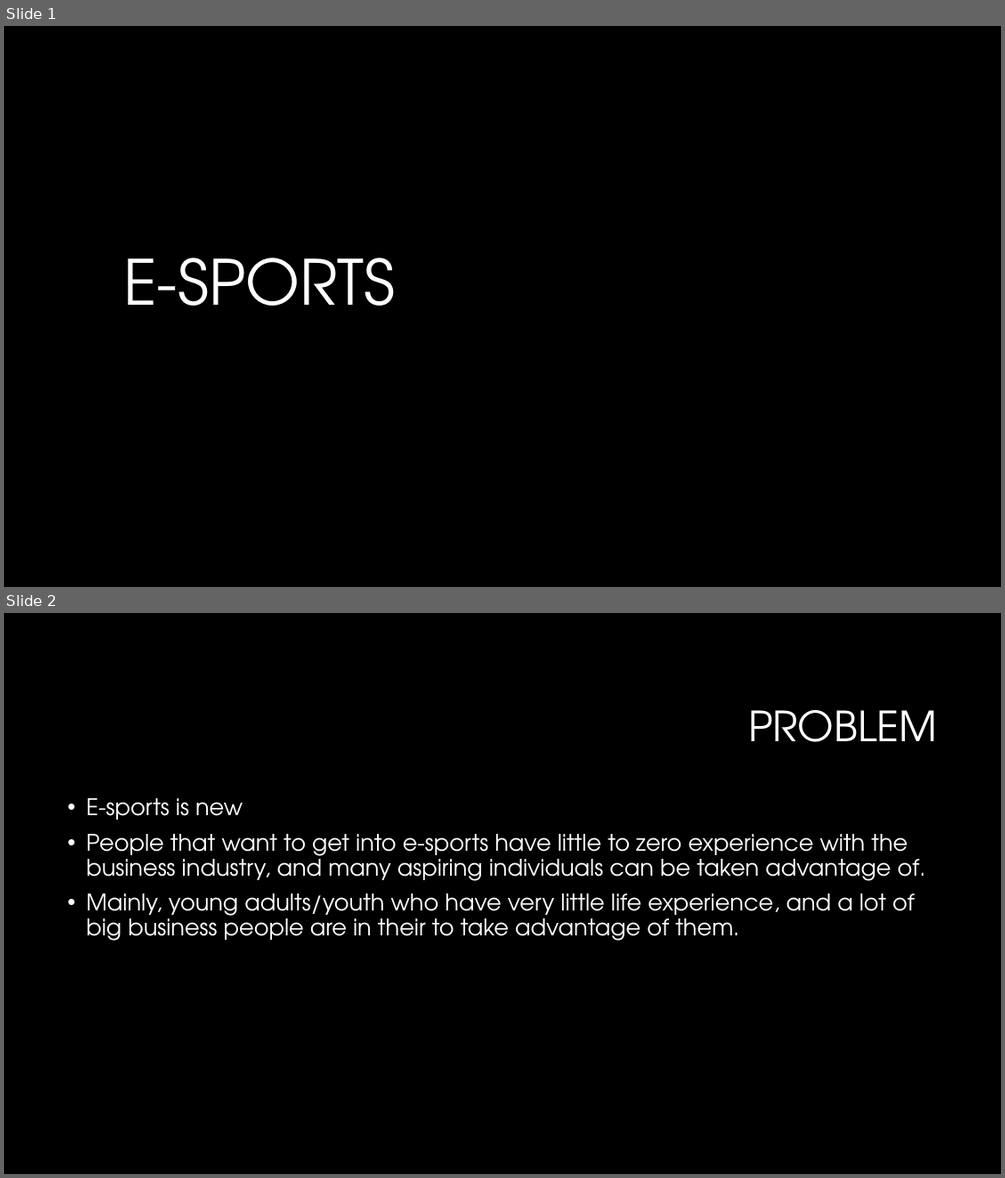
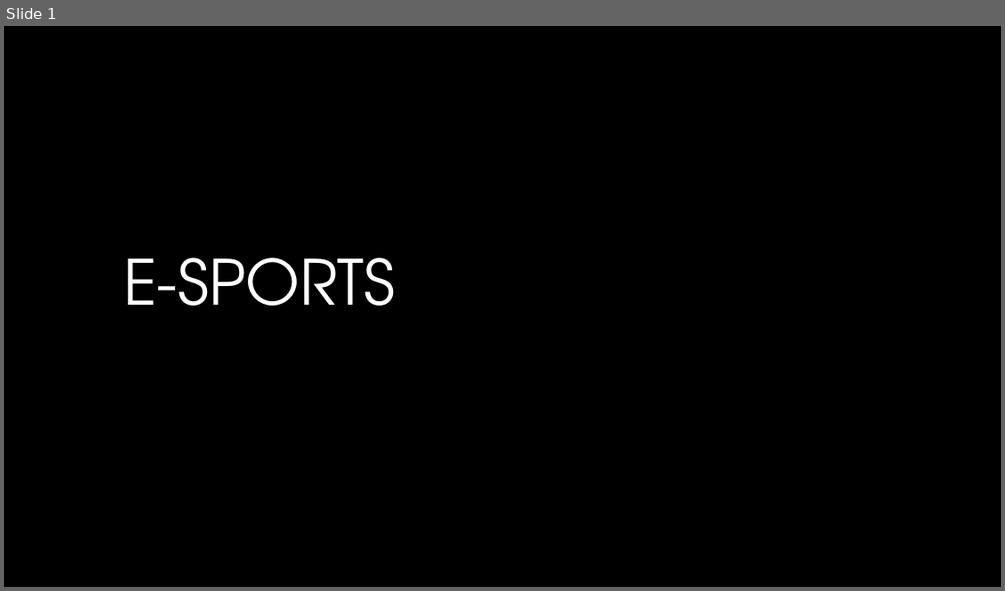
Before and after one commit to vinceleg/lab04_repo, a slide deck: dtc_team16_pitch_presentation.pptx. Shown one above the other, each under a label of ours: slides 1 and 2 before the commit, slide 1 after it. The pictures are 1005x1178 and 1005x591 pixels, drawn with LibreOffice and Linux fonts; fonts in the diff are those of the drawing; background and template pictures are left out. Boxes give left, top, right and bottom in pixels: in the first picture for what was removed or moved away, otherwise in the second. Text is boxed around its words. In the diff, an @@ line names an element or a change of style, - is before the commit and + after.

```diff
--- a/dtc_team16_pitch_presentation.pptx
+++ b/dtc_team16_pitch_presentation.pptx
@@ slide 2 removed at (4,613,1001,1174), background #000000 @@
@@ title removed at (748,710,938,742) @@
-PROBLEM
@@ text removed at (86,798,926,941) @@
-• E-sports is new
-• People that want to get into e-sports have little to zero experience with the business industry, and many aspiring individuals can be taken advantage of.
-• Mainly, young adults/youth who have very little life experience, and a lot of big business people are in their to take advantage of them.
```
Also in this commit, not shown: 6 slides added.
